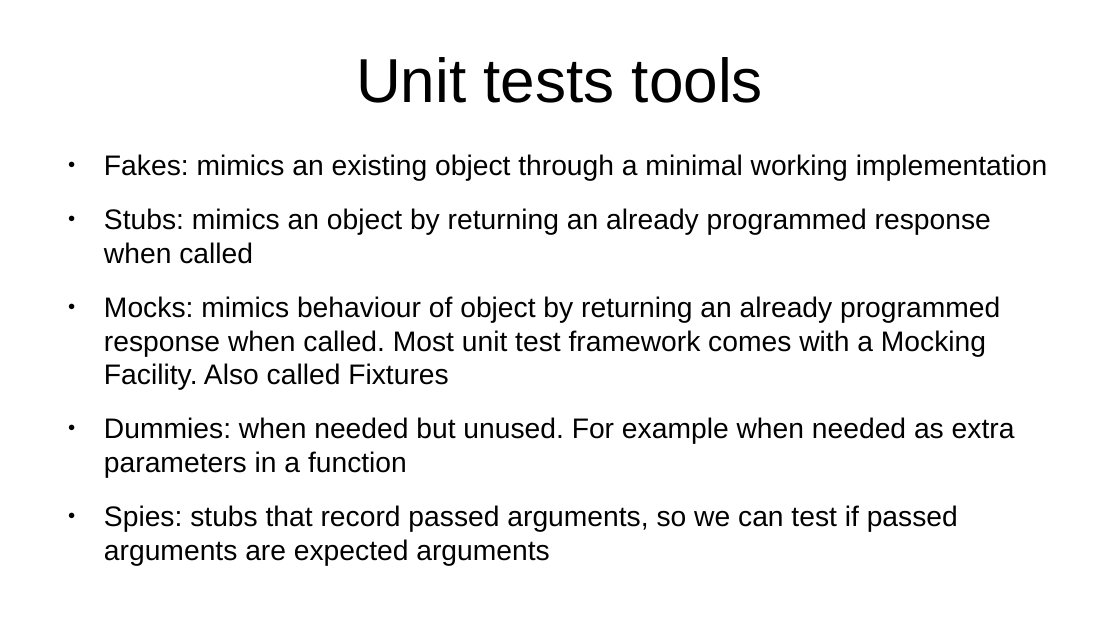
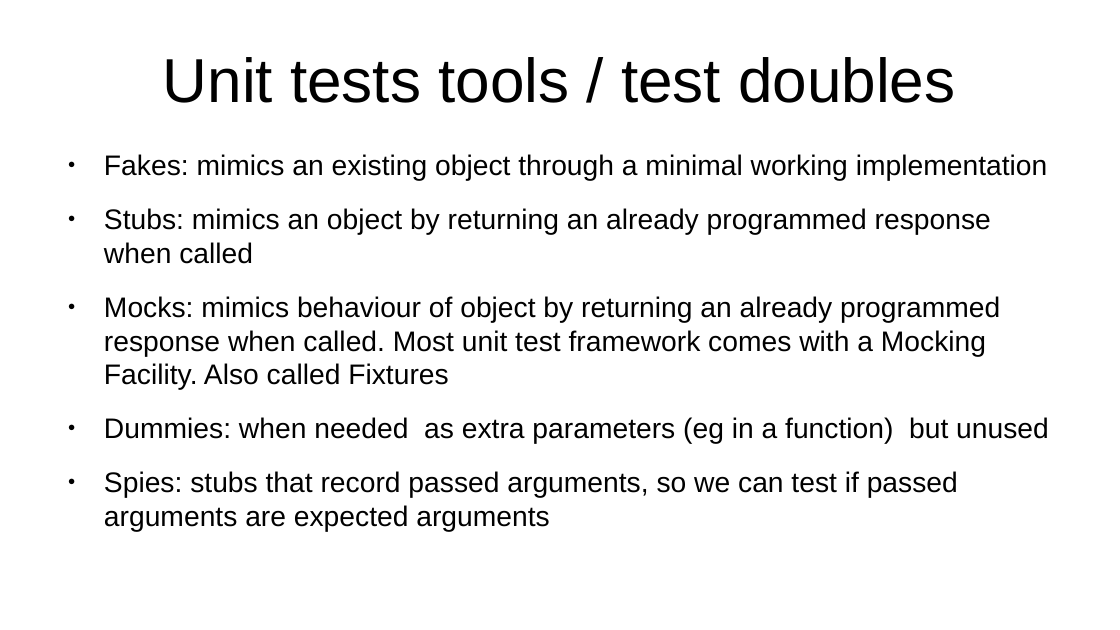
Before and after one commit to ybouilla/test_tutorial, a slide deck: slide 5 of presentation.odp. Drawn at 1120x630 pixels with LibreOffice and Linux fonts; fonts in the diff are those of the drawing. Boxes give left, top, right and bottom in pixels: in the first picture for what was removed or moved away, otherwise in the second. Text is boxed around its words. In the diff, an @@ line names an element or a change of style, - is before the commit and + after.

```diff
--- a/presentation.odp
+++ b/presentation.odp
@@ title at [163, 57, 955, 103]: text changed @@
-Unit tests tools
+Unit tests tools / test doubles
@@ text at [104, 417, 1049, 444]: text changed @@
-● Dummies: when needed but unused. For example when needed as extra parameters in a function
+● Dummies: when needed as extra parameters (eg in a function) but unused
```
Also in this commit, not shown: 1 other slide changed, 2 slides added, 1 slide removed, 2 other files.
